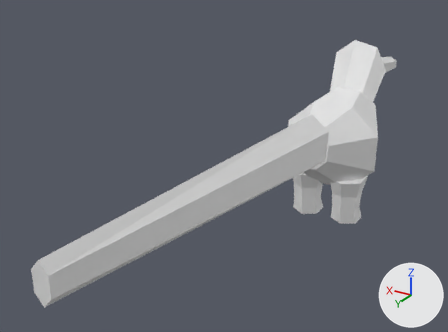
One commit to the OBJ model data/animals/beija_flor/idle/0.obj: the scene before it, then after it.
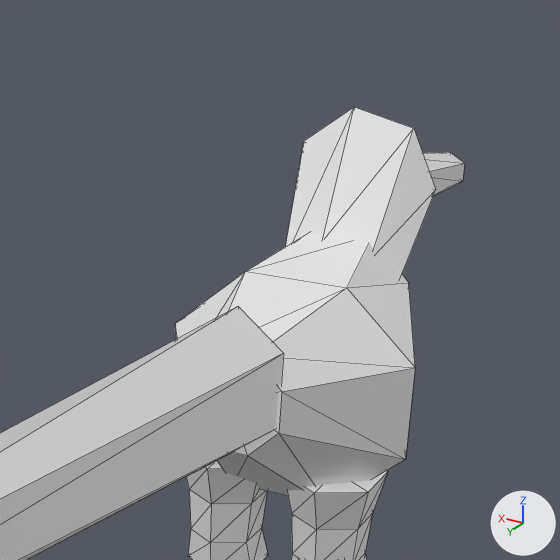
There are two pictures of each version: one whole from a 50 mm lens placed at (-0.304, 0.811, 0.444), pointed at (0.071, 0.185, 0.131), one close up on the part from 50% to 96% of the width and 0% to 63% of the height. The lights are fixed; the arrows at lower right show +X, +Y and +Z. The first two pictures are the older version. The close-ups show mesh edges as thin lines. Where no turn or scale is listed for an object, it has been applied to the vertices.

The first close-up shows 'beija_flor_idle_0'.
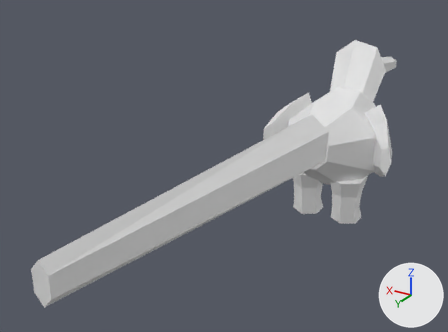
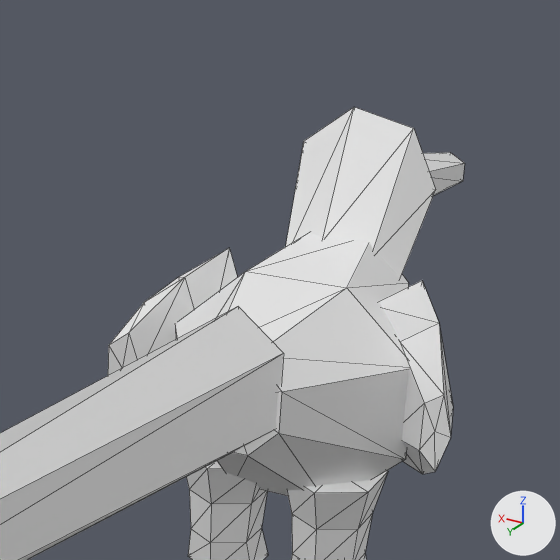
The change in detail:
me_beija_flor_idle_0 is used by ob_beija_flor_idle_0; location (0.0, 0.0, 0.0).
me_beija_flor_idle_0 had 122 vertices, 220 faces and spanned x -0.069..0.069, y -0.267..0.557, z 0.0..0.249.
me_beija_flor_idle_0 now has 156 vertices, 280 faces and spans x -0.099..0.097, y -0.267..0.557, z 0.0..0.249.
me_beija_flor_idle_0 part 1: a new loose piece of 17 vertices spanning x -0.099..-0.035, y -0.023..0.027, z 0.077..0.18.
me_beija_flor_idle_0 part 2: a new loose piece of 17 vertices spanning x 0.031..0.097, y -0.024..0.027, z 0.077..0.18.

What differs and where, as boxes [x1, y1, x2, y2] in the close-ups (560 x 560 px):
part 1 of me_beija_flor_idle_0, added: after [379, 281, 453, 474]
part 2 of me_beija_flor_idle_0, added: after [108, 248, 237, 375]
